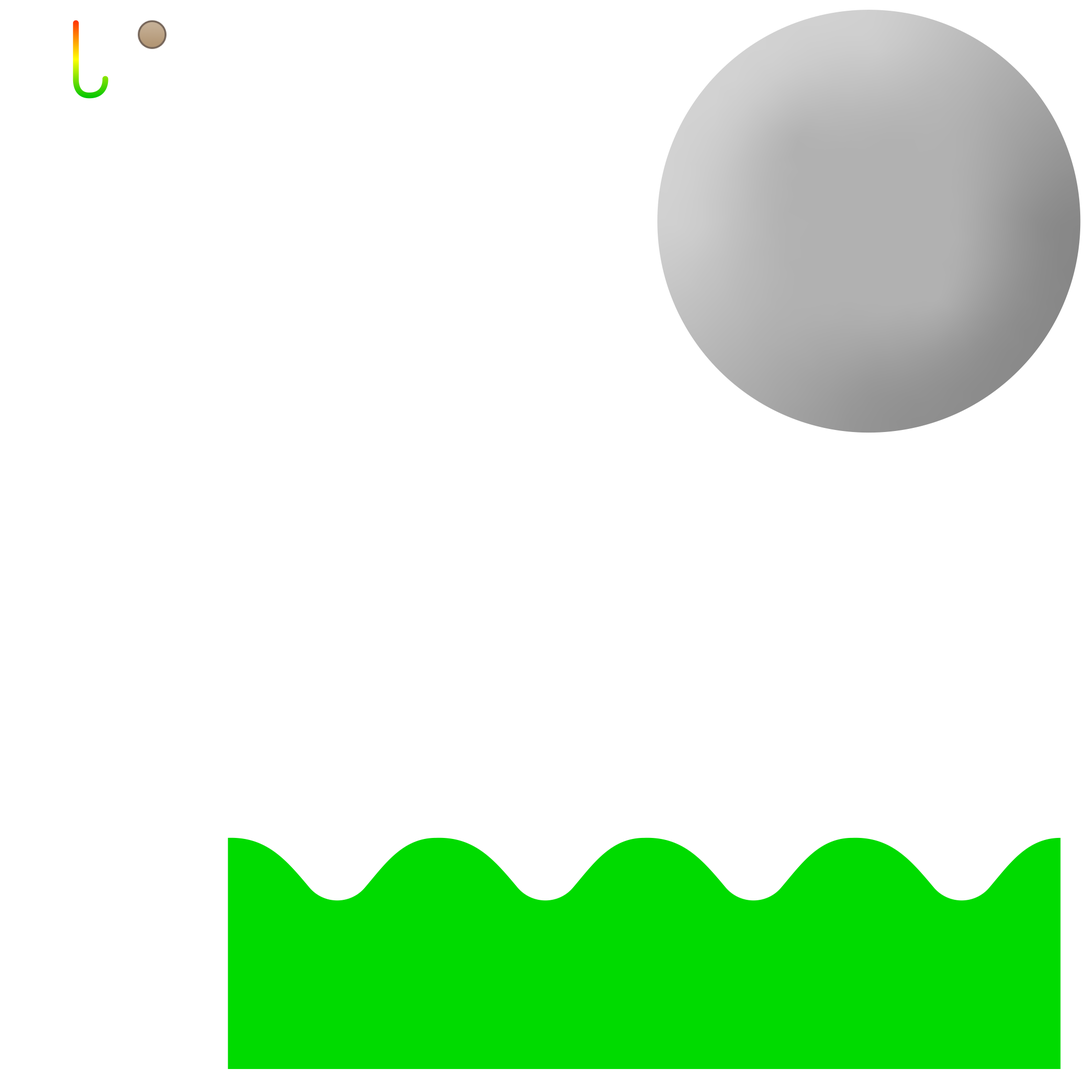
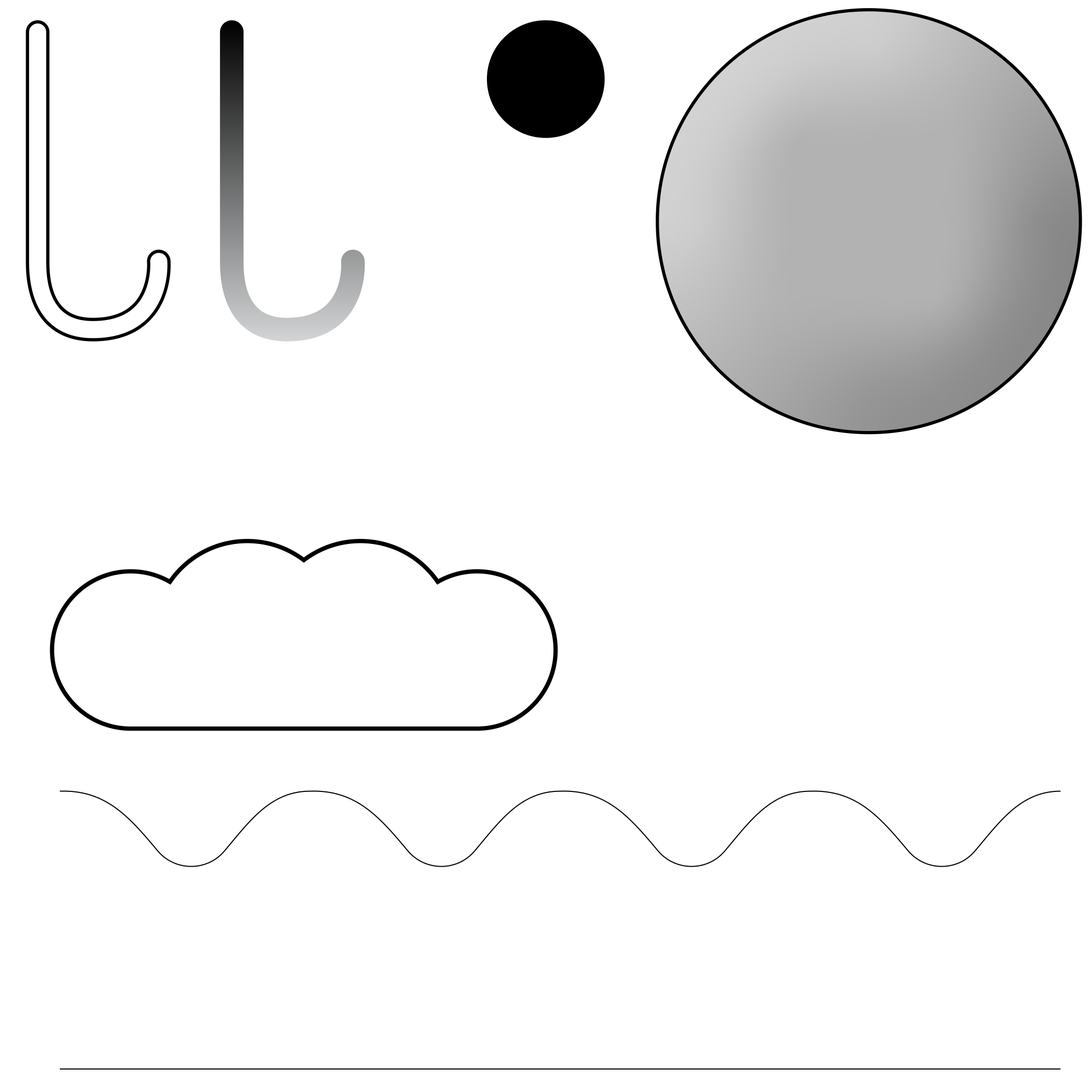
Layer changes from the first (1092, 1091) image to the second:
painted on "Hills" over [59, 790, 1061, 1070]
painted on "<Group>" (1st of 2, in "stick") over [72, 19, 366, 342]
painted on "<Group>" (2nd of 2, in "stick") over [25, 19, 171, 342]
painted on "Egg Image" over [137, 19, 605, 139]
removed layer "<Clip Group>" (in "Button Image") from group "Button Image" over [657, 9, 1081, 434]
removed group "Cloud Image" (2 layers) over [219, 19, 244, 109]
added group "<Ellipse>" with 2 layers in group "Button Image" over [655, 7, 1083, 435]
added layer "<Path>" in group "<Ellipse>" over [655, 7, 1083, 435]
renamed "<Path>" to "<Clip Group>", moved it into group "<Ellipse>", painted on it, masked it over [221, 9, 1081, 434]
renamed "<Group>" to "Cloud Image", moved it out of group "Cloud Image", painted on it over [49, 19, 558, 732]
